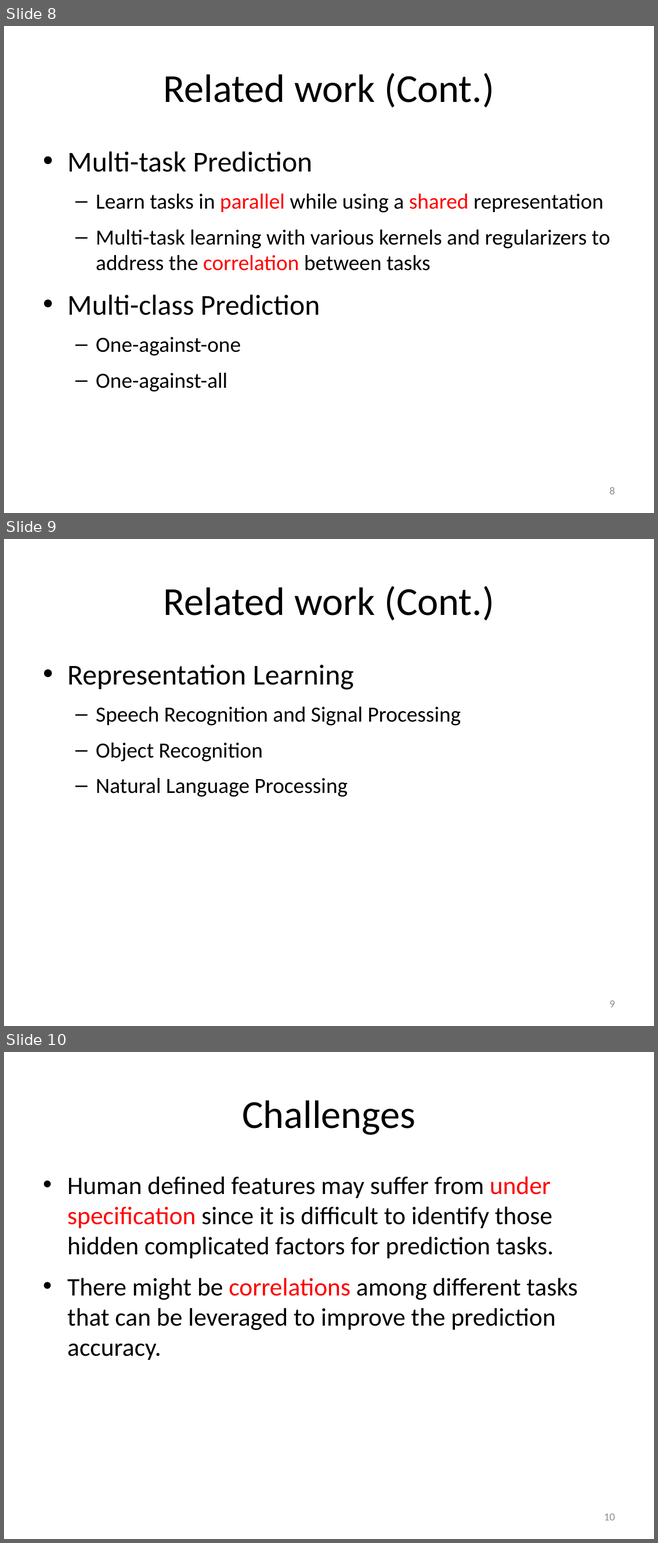
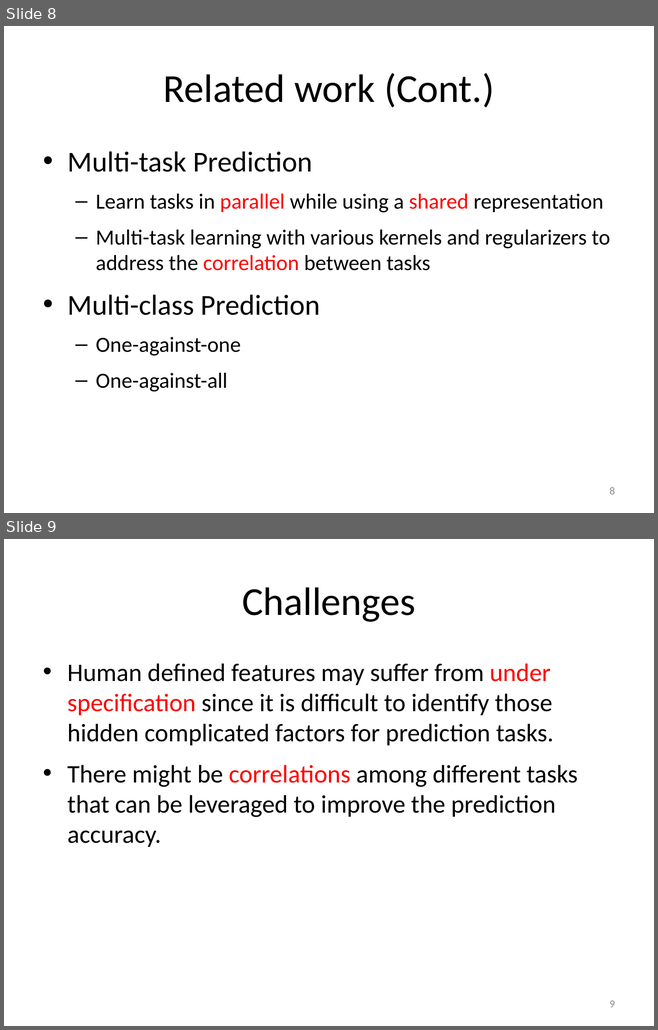
Before and after one commit to ChunChenLin/Paper_Reading, a slide deck: presentations/0317.pptx. Shown one above the other, each under a label of ours: slides 8, 9 and 10 before the commit, slides 8 and 9 after it. The pictures are 658x1543 and 658x1030 pixels, drawn with LibreOffice and Linux fonts; fonts in the diff are those of the drawing. Boxes give left, top, right and bottom in pixels: in the first picture for what was removed or moved away, otherwise in the second. Text is boxed around its words. In the diff, an @@ line names an element or a change of style, - is before the commit and + after.

```diff
--- a/presentations/0317.pptx
+++ b/presentations/0317.pptx
@@ slide 9 removed at [4,539,654,1026], background #FFFFFF @@
@@ title removed at [164,586,494,621] @@
-Related work (Cont.)
@@ text removed at [67,664,461,797] @@
-• Representation Learning
-  – Speech Recognition and Signal Processing
-  – Object Recognition
-  – Natural Language Processing
@@ page number removed at [609,1001,614,1008] @@
-9
@@ what was slide 10 is now slide 9 @@
@@ page number at [609,1001,614,1008]: text changed @@
-10
+9
```
Also in this commit, not shown: 5 slides changed, 2 slides added.
